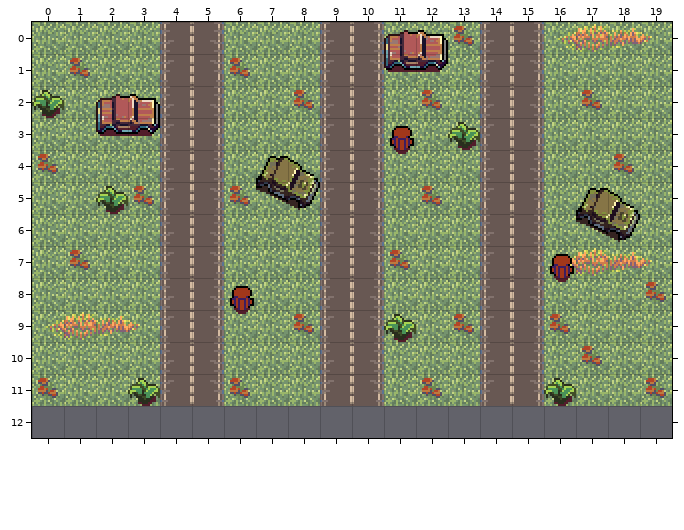
An edit to a level. Tiled map, Backgrounds/Map.tmx. Above is the file before it was changed.
Cells are 16x16 px. Shown: x 0..19, y 0..12. The old version is drawn lined up with the new one.
And afterwards:
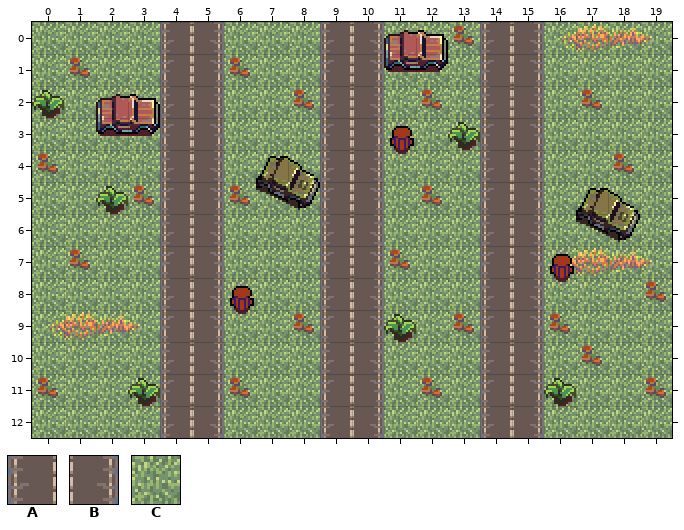
Key: from "Apo-1": A 662, B 671, C 772.
_ is an empty cell.
What changed:
map size 20x12 -> 20x13 cells
Layer "Calque de Tuiles 1":
Tile A now appears in row 12 at x 4, 9 and 14.
Tile B now appears in row 12 at x 5, 10 and 15.
Tile C now appears in row 12 at x 0 to 3, 6 to 8, 11 to 13 and 16 to 19.
Boxes around the changes in both pictures, in picture pixels (x1, y1, x2, y2):
added: (32, 406, 672, 438)
